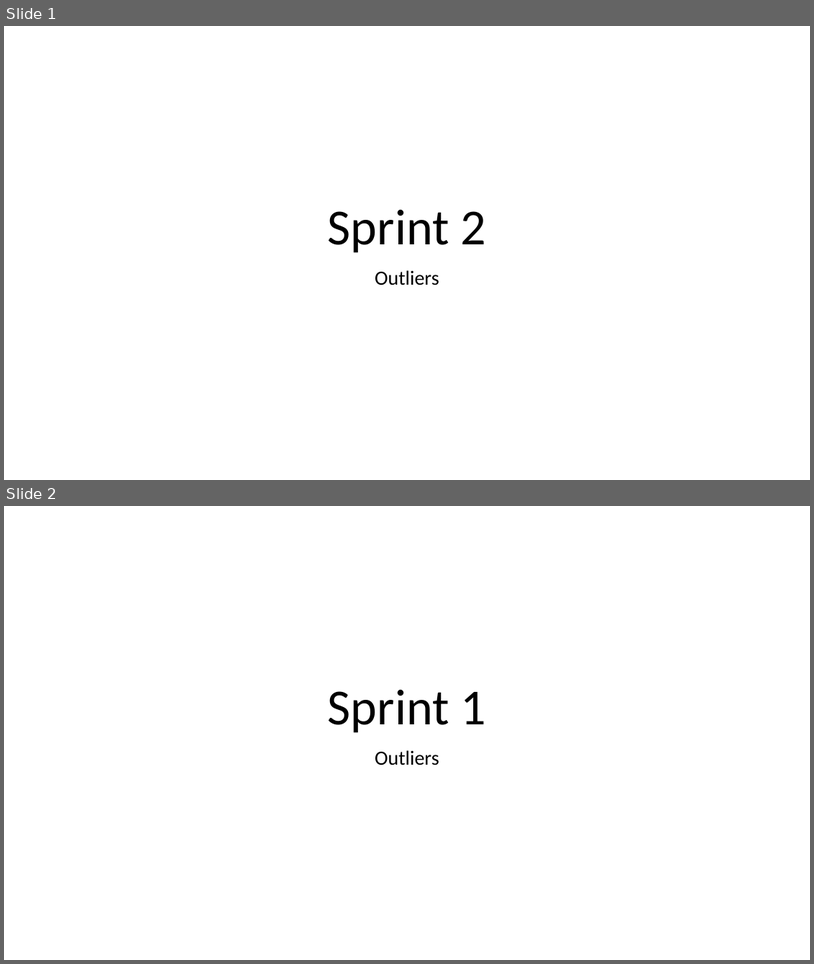
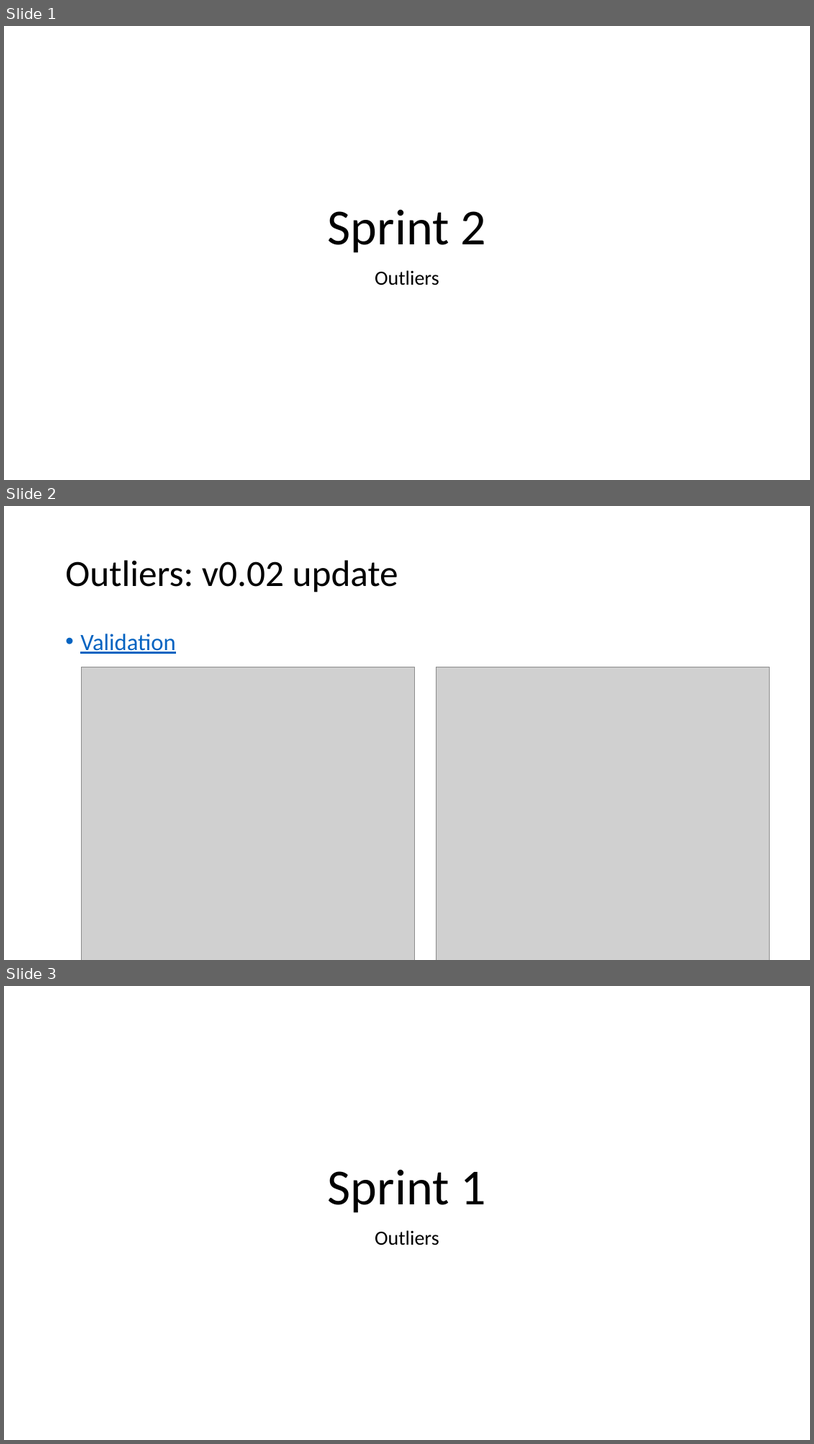
Before and after one commit to DOV-Vlaanderen/groundwater-logger-validation, a slide deck: presentation/groundwater_followup.pptx. Shown one above the other, each under a label of ours: slides 1 and 2 before the commit, slides 1, 2 and 3 after it. The pictures are 814x964 and 814x1444 pixels, drawn with LibreOffice and Linux fonts; fonts in the diff are those of the drawing; grey boxes stand for pictures. Boxes give left, top, right and bottom in pixels: in the first picture for what was removed or moved away, otherwise in the second. Text is boxed around its words. In the diff, an @@ line names an element or a change of style, - is before the commit and + after.

Commit message:
v0.02 now makes use of gwloggerR for outlier detection

```diff
--- a/presentation/groundwater_followup.pptx
+++ b/presentation/groundwater_followup.pptx
@@ slide 2 added at [4,506,810,960], background #FFFFFF @@
@@ title added at [65,560,399,592], 44 pt, text #000000 @@
+Outliers: v0.02 update
@@ text added at [80,633,175,654], 28 pt, text #0563C1, underline @@
+• Validation
@@ picture added at [82,667,415,960] @@
@@ picture added at [437,667,770,960] @@
@@ what was slide 2 is now slide 3 @@
```
Also in this commit, not shown: 2 other files.
